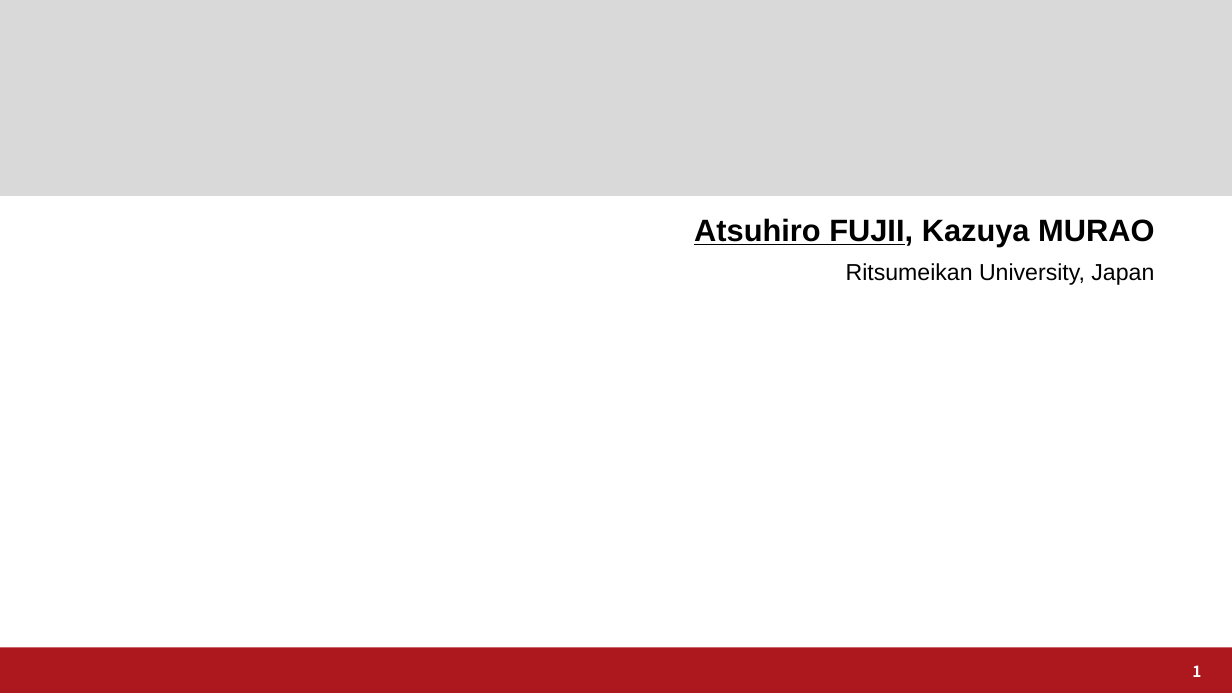
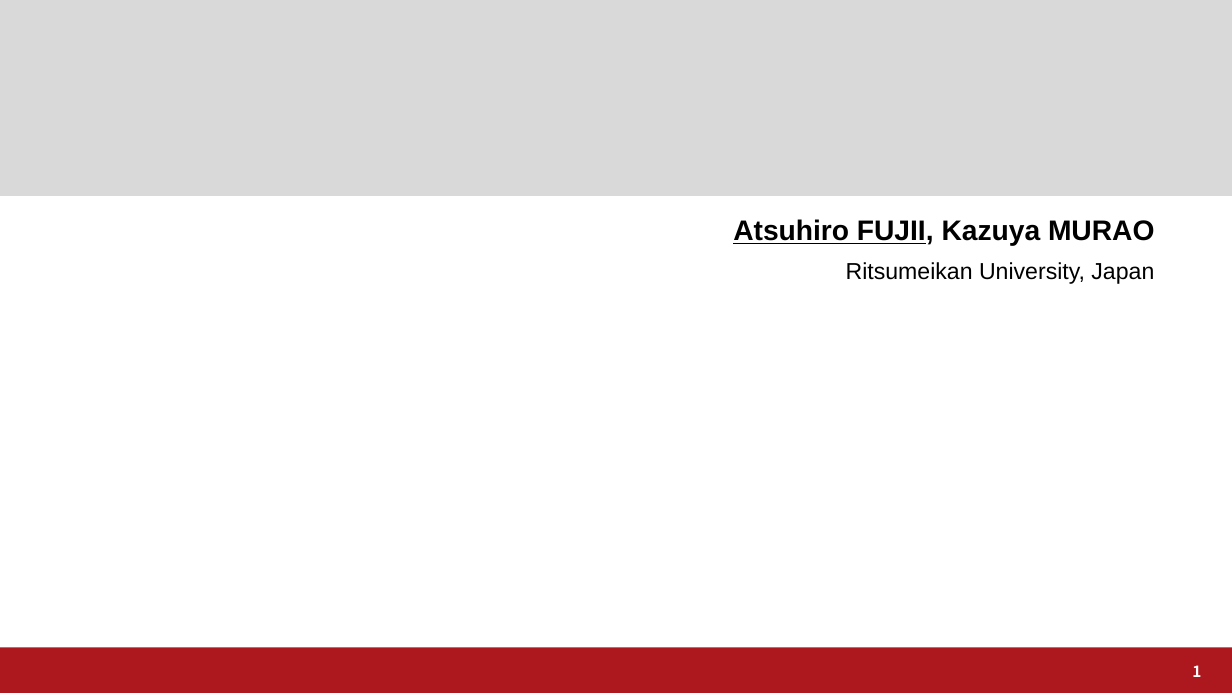
Before and after one commit to a2h1r0/lab, a slide deck: slide 1 of paper/Rits_Format_en.pptx. Drawn at 1232x693 pixels with LibreOffice and Linux fonts; fonts in the diff are those of the drawing; background and template pictures are left out. Boxes give left, top, right and bottom in pixels: in the first picture for what was removed or moved away, otherwise in the second. Text is boxed around its words. In the diff, an @@ line names an element or a change of style, - is before the commit and + after.

```diff
--- a/paper/Rits_Format_en.pptx
+++ b/paper/Rits_Format_en.pptx
@@ subtitle at bbox=[733, 219, 1154, 246]: size 24 to 22 pt in "Atsuhiro FUJII, Kazuya MURAO" @@
```
